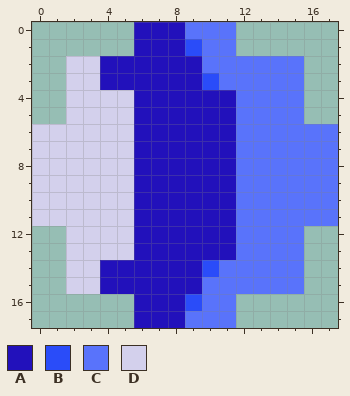
Pixel-art sprite, stored at Game/data/enemyfireball_06.png. That is the earlier state.
The file is 90x90 pixels, drawn in blocks of 5x5; one block is one cell here.
Palette (. is transparent): A #2211bb  B #2a4cf9  C #5973fb  D #d3d0ec
Pixels before, first column x 0:
 0 ......AAACCC......
 1 ......AAABCC......
 2 ..DDAAAAAACCCCCC..
 3 ..DDAAAAAABCCCCC..
 4 ..DDDDAAAAAACCCC..
 5 ..DDDDAAAAAACCCC..
 6 DDDDDDAAAAAACCCCCC
 7 DDDDDDAAAAAACCCCCC
 8 DDDDDDAAAAAACCCCCC
 9 DDDDDDAAAAAACCCCCC
10 DDDDDDAAAAAACCCCCC
11 DDDDDDAAAAAACCCCCC
12 ..DDDDAAAAAACCCC..
13 ..DDDDAAAAAACCCC..
14 ..DDAAAAAABCCCCC..
15 ..DDAAAAAACCCCCC..
16 ......AAABCC......
17 ......AAACCC......
Now the later version:
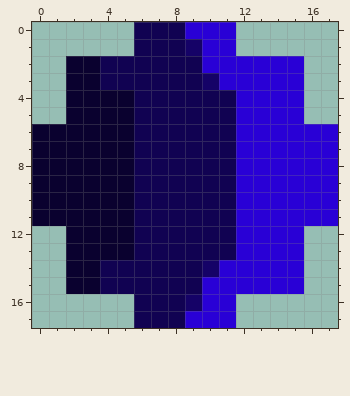
The edit:
colour A: #2211bb -> #110252
colour B: #2a4cf9 -> #150267
colour C: #5973fb -> #2900d6
colour D: #d3d0ec -> #0a012f
